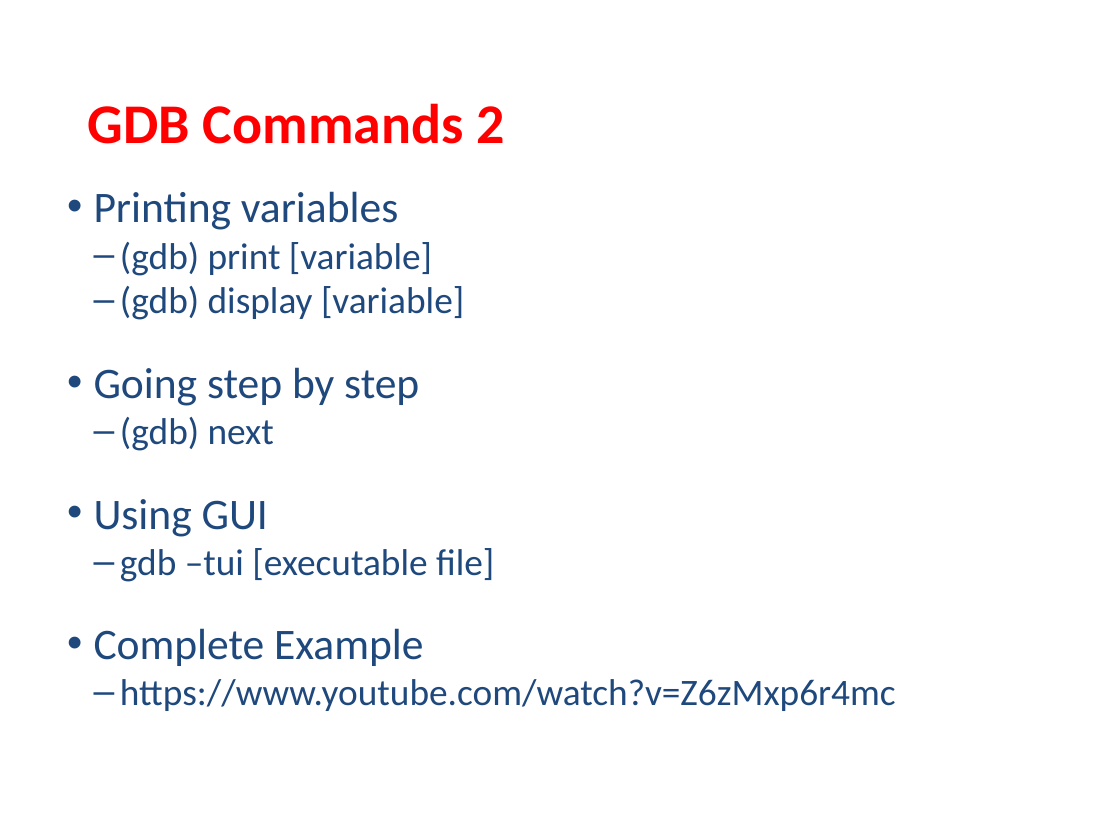
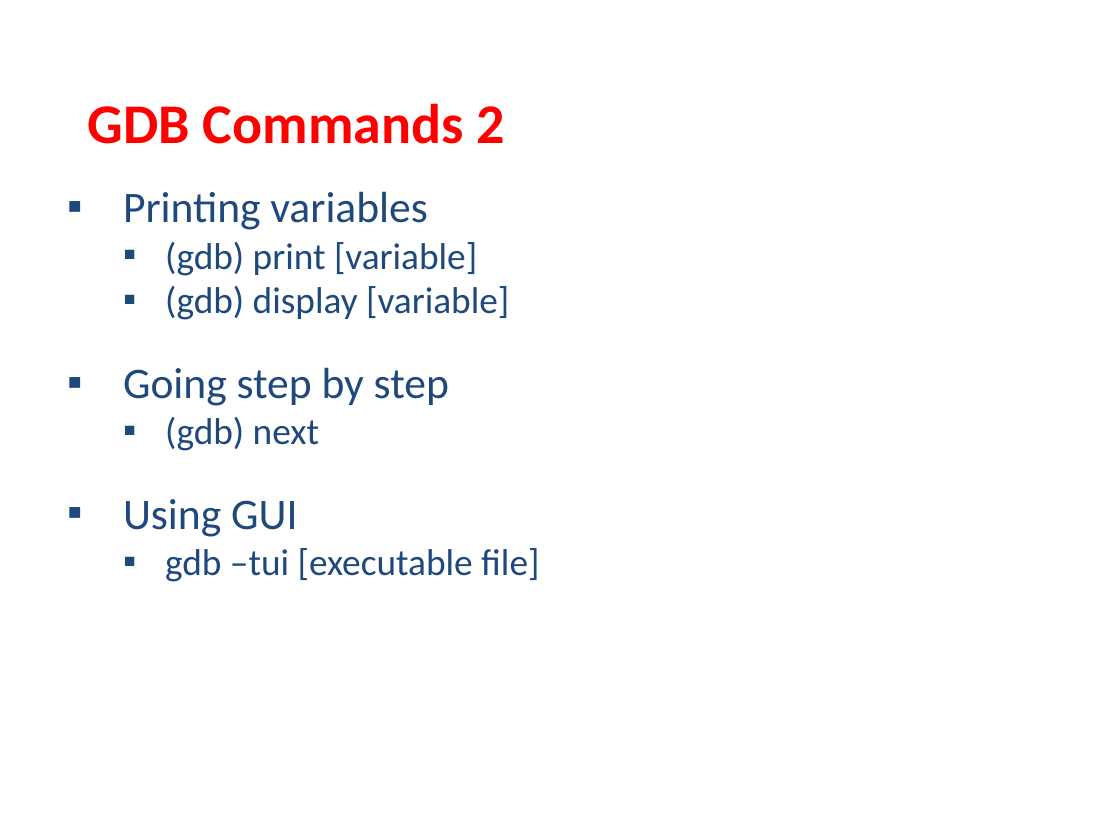
Before and after one commit to USMC1941/CS211-Rutgers, a slide deck: slide 6 of Recitations/Abu Shoeb/3- Abu Shoeb.pptx. Drawn at 1120x840 pixels with LibreOffice and Linux fonts; fonts in the diff are those of the drawing. Boxes give left, top, right and bottom in pixels: in the first picture for what was removed or moved away, otherwise in the second. Text is boxed around its words. In the diff, an @@ line names an element or a change of style, - is before the commit and + after.

```diff
--- a/Recitations/Abu Shoeb/3- Abu Shoeb.pptx
+++ b/Recitations/Abu Shoeb/3- Abu Shoeb.pptx
@@ text "Printing variables" at (x1=123, y1=191, x2=539, y2=582): bullet • to ▪; bullet – to ▪ @@
@@ text at (x1=94, y1=628, x2=896, y2=711): paragraphs removed @@
-• Complete Example
-  – https://www.youtube.com/watch?v=Z6zMxp6r4mc
```
Also in this commit, not shown: 4 other slides changed, 9 other files.
